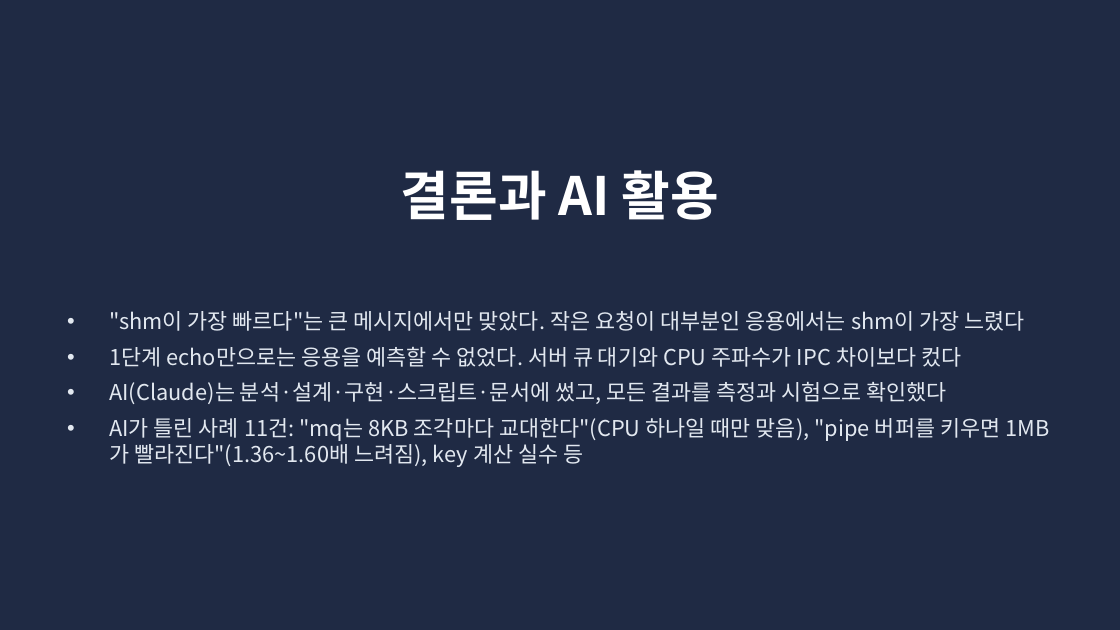
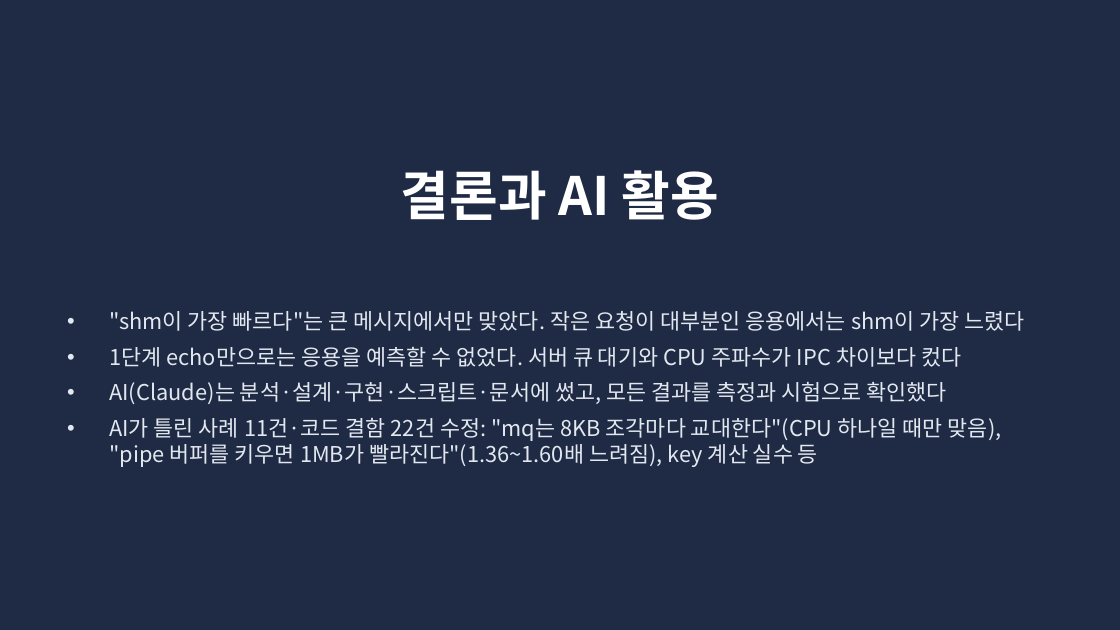
Before and after one commit to unix-ipc-canvas/canvas, a slide deck: slide 16 of docs/submission/presentation.pptx. Drawn at 1120x630 pixels with LibreOffice and Linux fonts; fonts in the diff are those of the drawing. Boxes give left, top, right and bottom in pixels: in the first picture for what was removed or moved away, otherwise in the second. Text is boxed around its words. In the diff, an @@ line names an element or a change of style, - is before the commit and + after.

Commit message:
docs: 요구사항·설계·제출 보고서 및 발표자료 최종 정비
- MAX_CLIENTS=256, HELLO 방 검증·바인딩, N-6 확정 내용을 명세·README·readme.txt에 반영
- 최종보고서 1단계 표(1KB 행·msg/s), 2단계 표 6-2(MB/s·nivcsw·VmRSS), X11·Wayland 출처, 9.2절 AI 대화 기록 수록
- 발표자료(presentation.pptx)와 대본(script.md)의 검증 항목 수·결함 건수 동기화

```diff
--- a/docs/submission/presentation.pptx
+++ b/docs/submission/presentation.pptx
@@ text at (x1=109, y1=418, x2=1002, y2=467): text changed @@
-• AI가 틀린 사례 11건: "mq는 8KB 조각마다 교대한다"(CPU 하나일 때만 맞음), "pipe 버퍼를 키우면 1MB가 빨라진다"(1.36~1.60배 느려짐), key 계산 실수 등
+• AI가 틀린 사례 11건·코드 결함 22건 수정: "mq는 8KB 조각마다 교대한다"(CPU 하나일 때만 맞음), "pipe 버퍼를 키우면 1MB가 빨라진다"(1.36~1.60배 느려짐), key 계산 실수 등
```
Also in this commit, not shown: 3 other slides changed, 11 other files.
